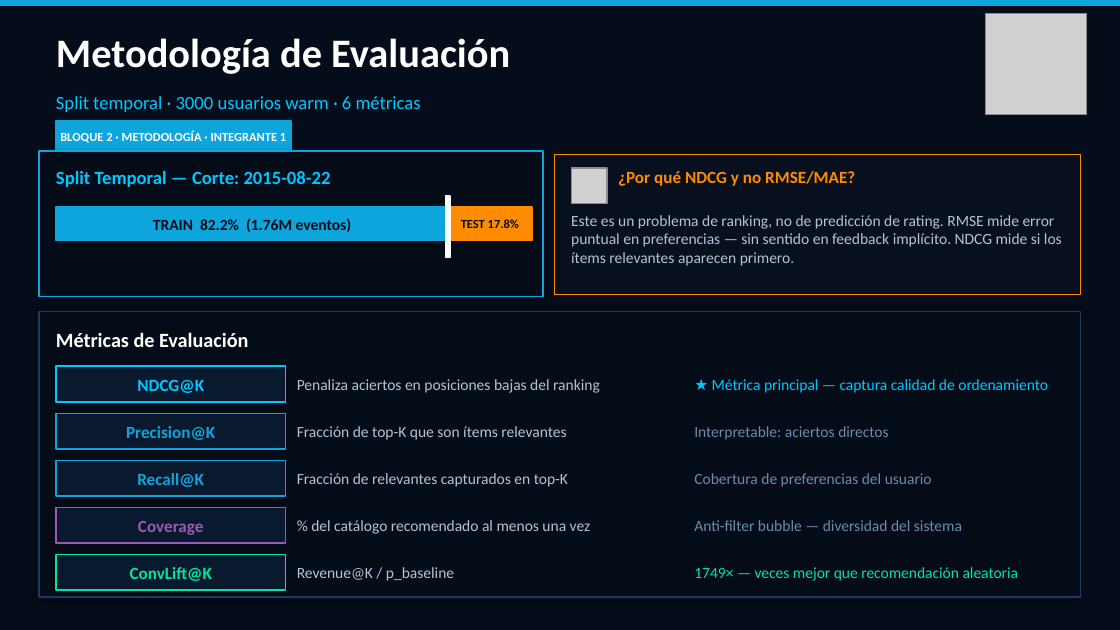
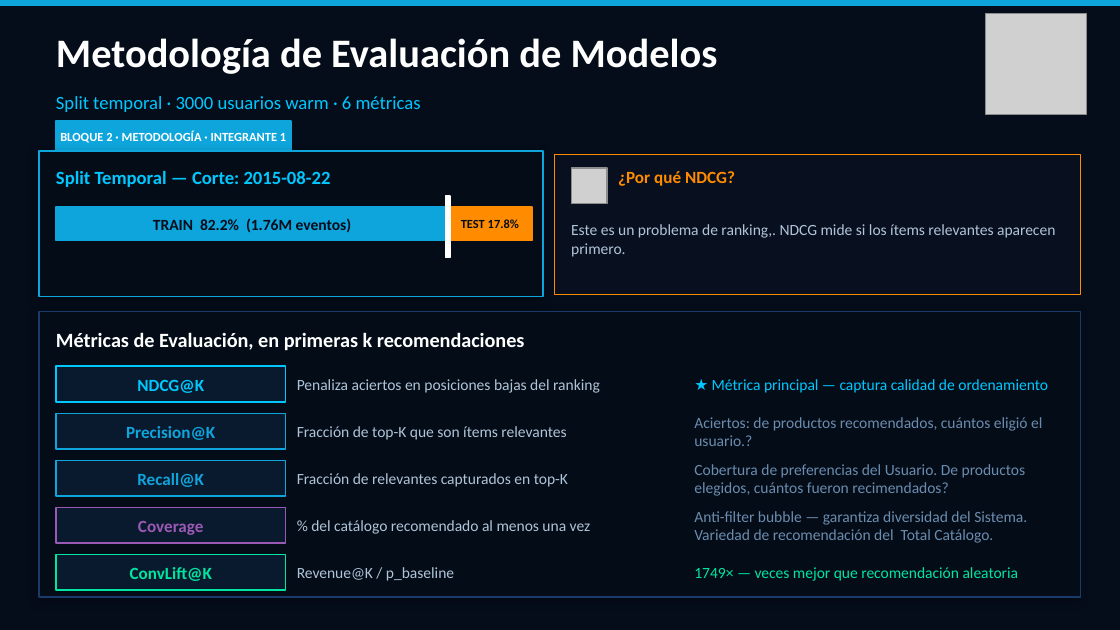
Before and after one commit to JacquetAlexis23/Nexus-RecSys, a slide deck: slide 6 of presentacion/nexus_tecnico_v2.pptx. Drawn at 1120x630 pixels with LibreOffice and Linux fonts; fonts in the diff are those of the drawing; grey boxes stand for pictures. Boxes give left, top, right and bottom in pixels: in the first picture for what was removed or moved away, otherwise in the second. Text is boxed around its words. In the diff, an @@ line names an element or a change of style, - is before the commit and + after.

```diff
--- a/presentacion/nexus_tecnico_v2.pptx
+++ b/presentacion/nexus_tecnico_v2.pptx
@@ text at box(56, 38, 718, 74): text changed @@
-Metodología de Evaluación
+Metodología de Evaluación de Modelos
@@ text at box(618, 171, 735, 186): text changed @@
-¿Por qué NDCG y no RMSE/MAE?
+¿Por qué NDCG?
@@ text at box(571, 224, 1055, 257): text changed @@
-Este es un problema de ranking, no de predicción de rating. RMSE mide error puntual en preferencias — sin sentido en feedback implícito. NDCG mide si los ítems relevantes aparecen primero.
+Este es un problema de ranking,. NDCG mide si los ítems relevantes aparecen primero.
@@ text at box(56, 332, 525, 351): text changed @@
-Métricas de Evaluación
+Métricas de Evaluación, en primeras k recomendaciones
@@ text at box(694, 417, 1042, 446): text changed @@
-Interpretable: aciertos directos
+Aciertos: de productos recomendados, cuántos eligió el usuario.?
@@ text at box(694, 464, 1026, 496): text changed @@
-Cobertura de preferencias del usuario
+Cobertura de preferencias del Usuario. De productos elegidos, cuántos fueron recimendados?
@@ text at box(694, 511, 1027, 543): text changed @@
-Anti-filter bubble — diversidad del sistema
+Anti-filter bubble — garantiza diversidad del Sistema. Variedad de recomendación del Total Catálogo.
```
Also in this commit, not shown: 4 other slides changed.
